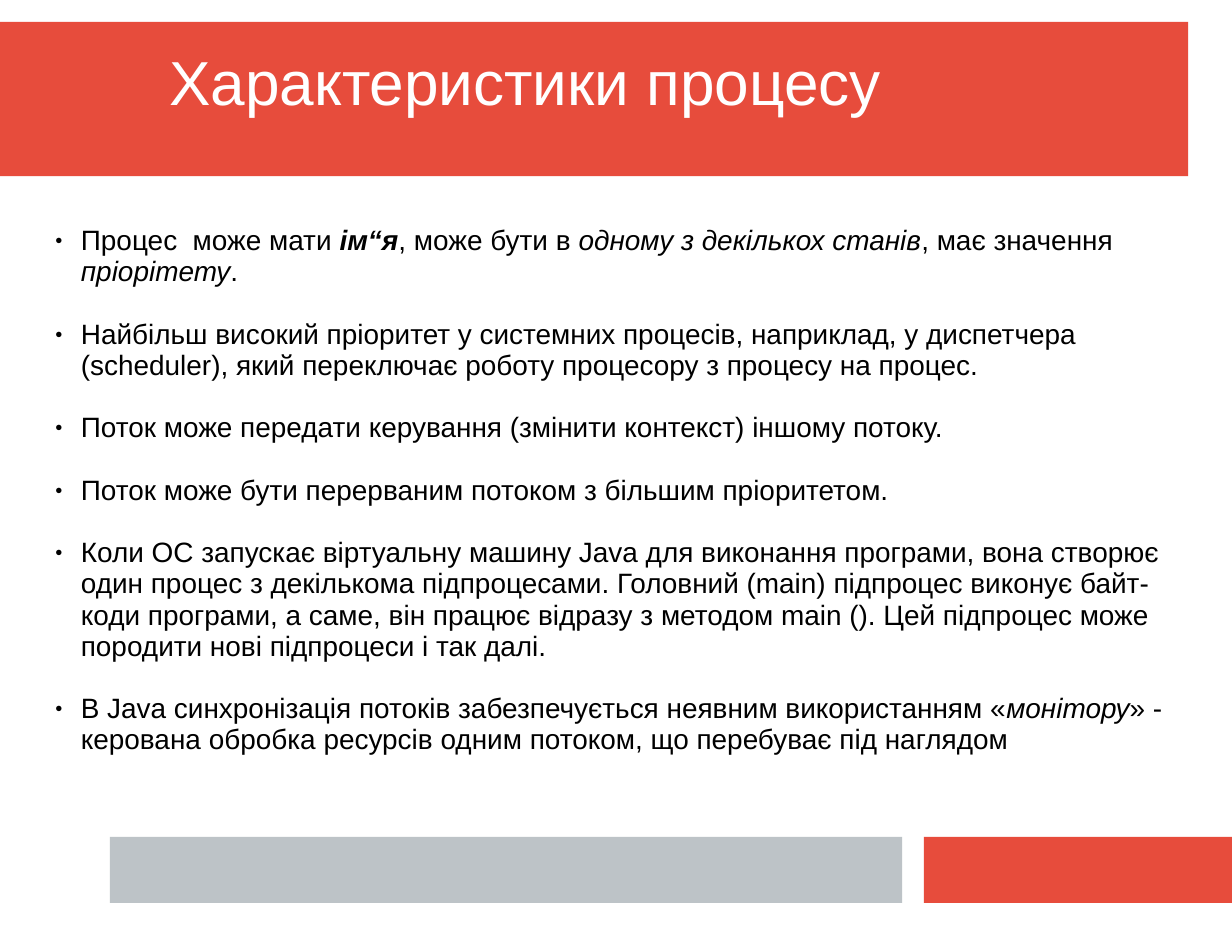
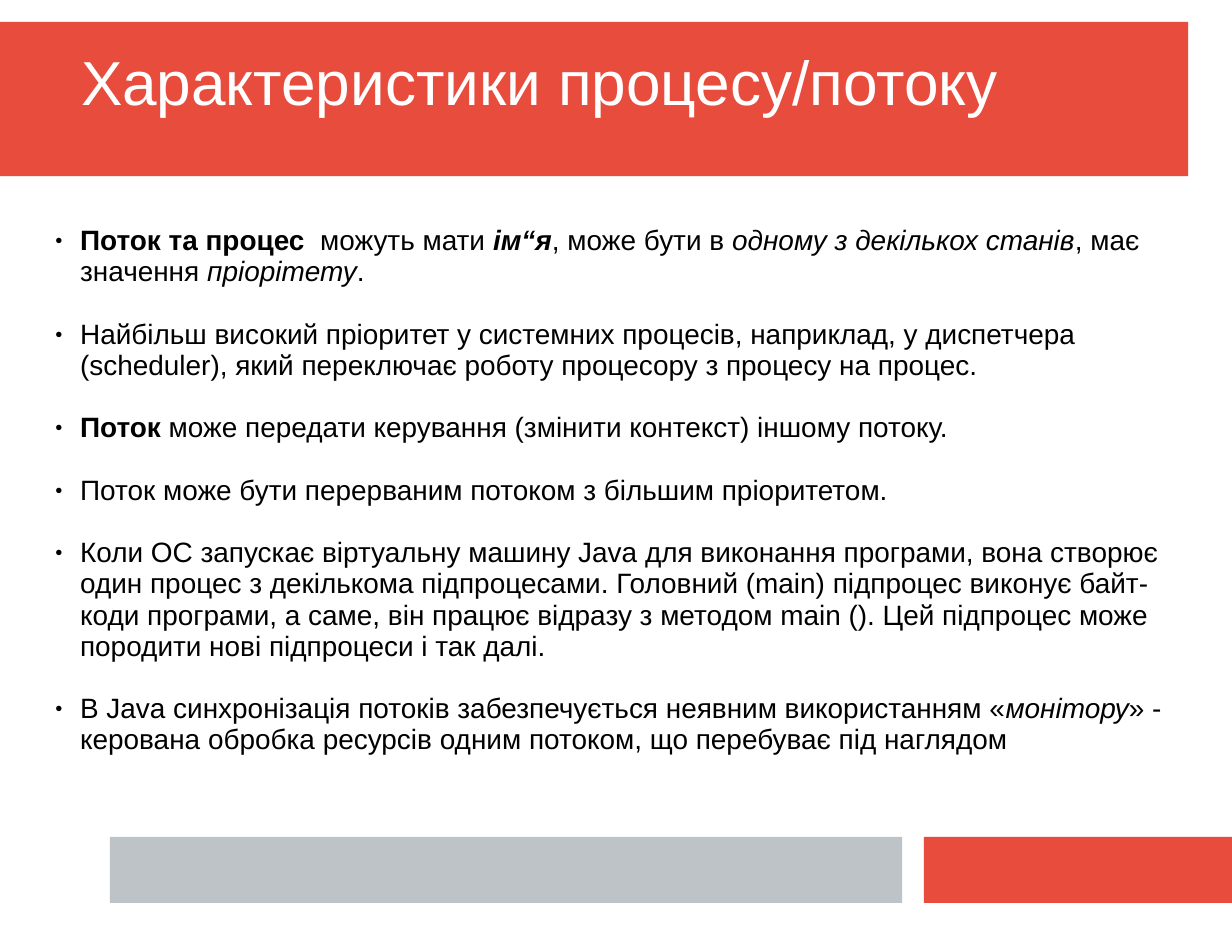
Before and after one commit to mecchmatProjects/JavaCourse, a slide deck: slide 5 of L10_Multi/JavaTutorUkr10.ppt (slide 3 before the commit). Drawn at 1232x925 pixels with LibreOffice and Linux fonts; fonts in the diff are those of the drawing. Boxes give left, top, right and bottom in pixels: in the first picture for what was removed or moved away, otherwise in the second. Text is boxed around its words. In the diff, an @@ line names an element or a change of style, - is before the commit and + after.

```diff
--- a/L10_Multi/JavaTutorUkr10.ppt
+++ b/L10_Multi/JavaTutorUkr10.ppt
@@ text at (x1=81, y1=60, x2=997, y2=116): text changed @@
-Характеристики процесу
+Характеристики процесу/потоку
@@ text at (x1=80, y1=229, x2=1139, y2=287): text changed @@
-● Процес може мати ім“я, може бути в одному з декількох станів, має значення пріорітету.
+● Поток та процес можуть мати ім“я, може бути в одному з декількох станів, має значення пріорітету.
@@ text at (x1=80, y1=323, x2=1158, y2=755): bold on in "Поток"; indent changed @@
```
Also in this commit, not shown: 24 other slides changed, 25 slides added, 1 slide removed.
